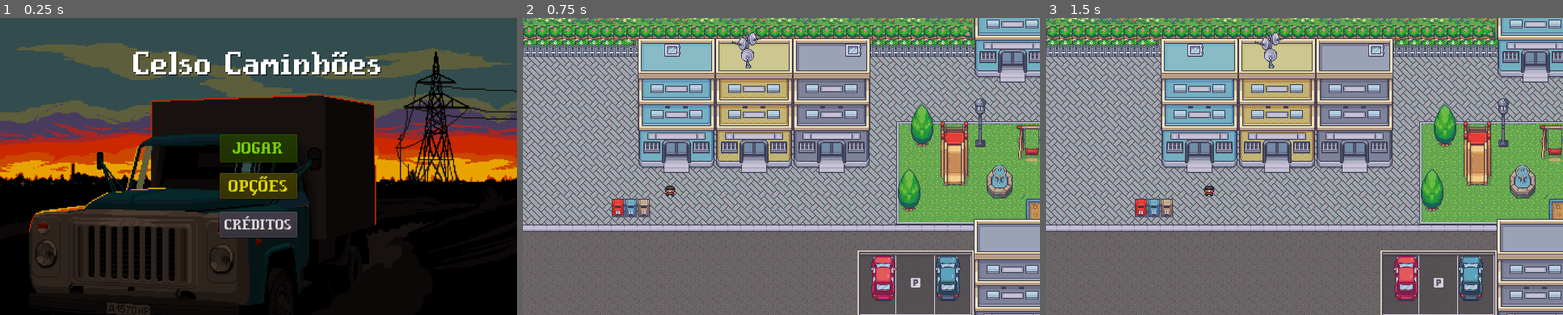
Above: before the commit, frames 1-3 (left to right).
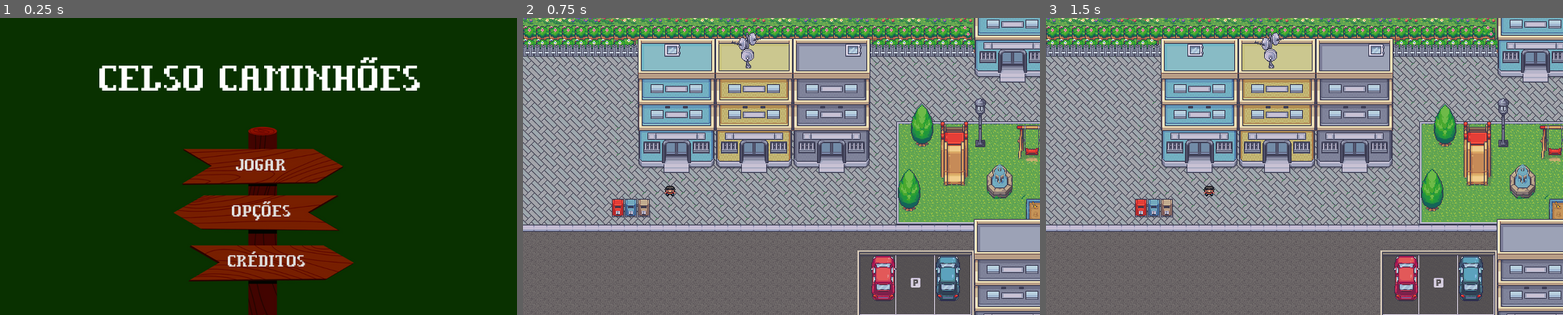
Above: after the commit, the same moments.

Repository: 2023M1T6-Inteli/grupo2
Game: Godot game, scene res://Scenes/MenuInicial.tscn
Same seed, same stepped clock (60 frames per second), same inputs: the game is played once before the commit and once after it.
Inputs:
- Up to frame 1 (0.25 s): no input
- Up to frame 2 (0.75 s): click "JOGAR" at 0.5 s
- Up to frame 3 (1.5 s): tap Enter at 1.25 s; hold Right (ui_right) from 1.28 s (still down)

The runs differ from the first frame. In frame 1, 97% of the frame differs, in the area x 0-100%, y 0-100%; in frame 2, nothing differs; in frame 3, nothing differs.

Commit message:
feat: altera layout do menu inicial

Diff:
--- a/src/FirstClass/Scenes/MenuInicial.tscn
+++ b/src/FirstClass/Scenes/MenuInicial.tscn
@@ -1,13 +1,9 @@
 [gd_scene load_steps=11 format=2]
 
-[ext_resource path="res://Assets/Tilesets/bg_menu.png" type="Texture" id=1]
+[ext_resource path="res://Assets/Background/inicio.png" type="Texture" id=1]
 [ext_resource path="res://Scripts/MenuInicial.gd" type="Script" id=2]
 [ext_resource path="res://Assets/Fonts/compasspro.ttf" type="DynamicFontData" id=3]
 [ext_resource path="res://Assets/Music/Forró Estilizado.mp3" type="AudioStream" id=4]
-
-[sub_resource type="DynamicFont" id=2]
-size = 50
-font_data = ExtResource( 3 )
 
 [sub_resource type="DynamicFont" id=1]
 size = 25
@@ -24,57 +20,48 @@
 font_path = "res://Assets/Fonts/CompassPro.ttf"
 
 [sub_resource type="DynamicFont" id=6]
-size = 22
+size = 25
 font_data = SubResource( 5 )
+
+[sub_resource type="DynamicFont" id=9]
+size = 55
+font_data = ExtResource( 3 )
 
 [node name="MenuInicial" type="Node2D"]
 script = ExtResource( 2 )
 
 [node name="TextureRect" type="TextureRect" parent="."]
-margin_left = -16.0
-margin_right = 656.0
-margin_bottom = 400.0
+margin_right = 640.0
+margin_bottom = 368.0
 texture = ExtResource( 1 )
 expand = true
 
-[node name="Label" type="Label" parent="."]
-anchor_right = 0.5
-margin_left = 160.0
-margin_top = 32.0
-margin_right = 480.0
-margin_bottom = 80.0
-custom_colors/font_color_shadow = Color( 0, 0, 0, 1 )
-custom_fonts/font = SubResource( 2 )
-text = "Celso Caminhões"
-align = 1
-valign = 1
-
 [node name="JogarButton" type="Button" parent="."]
-modulate = Color( 0.545098, 0.929412, 0.0313726, 1 )
-margin_left = 272.0
-margin_top = 144.0
-margin_right = 368.0
-margin_bottom = 179.0
+margin_left = 276.0
+margin_top = 165.0
+margin_right = 372.0
+margin_bottom = 200.0
 custom_fonts/font = SubResource( 1 )
 text = "JOGAR"
+flat = true
 
 [node name="ConfigButton" type="Button" parent="."]
-modulate = Color( 1, 0.960784, 0.0117647, 1 )
-margin_left = 272.0
-margin_top = 192.0
-margin_right = 368.0
-margin_bottom = 224.0
+margin_left = 276.0
+margin_top = 223.0
+margin_right = 372.0
+margin_bottom = 255.0
 custom_fonts/font = SubResource( 4 )
 text = "OPÇÕES"
+flat = true
 
 [node name="CreditosButton" type="Button" parent="."]
-modulate = Color( 1, 0.976471, 0.976471, 1 )
-margin_left = 272.0
-margin_top = 240.0
-margin_right = 368.0
-margin_bottom = 272.0
+margin_left = 276.0
+margin_top = 285.0
+margin_right = 385.0
+margin_bottom = 317.0
 custom_fonts/font = SubResource( 6 )
 text = "CRÉDITOS"
+flat = true
 
 [node name="AudioStreamPlayer" type="AudioStreamPlayer" parent="."]
 stream = ExtResource( 4 )
@@ -82,5 +69,15 @@
 autoplay = true
 mix_target = 1
 
+[node name="TituloLabel" type="Label" parent="."]
+margin_left = 115.0
+margin_top = 48.0
+margin_right = 531.0
+margin_bottom = 101.0
+custom_fonts/font = SubResource( 9 )
+text = "CELSO CAMINHÕES"
+align = 1
+valign = 1
+
 [connection signal="pressed" from="JogarButton" to="." method="_on_JogarButton_pressed"]
 [connection signal="pressed" from="ConfigButton" to="." method="_on_ConfigButton_pressed"]
Binary file added: src/FirstClass/Assets/Background/inicio.png
Not shown, added: src/FirstClass/Assets/Background/inicio.png.import
Binary file added: src/FirstClass/Assets/Items/caminhao.png
Not shown, added: src/FirstClass/Assets/Items/caminhao.png.import
